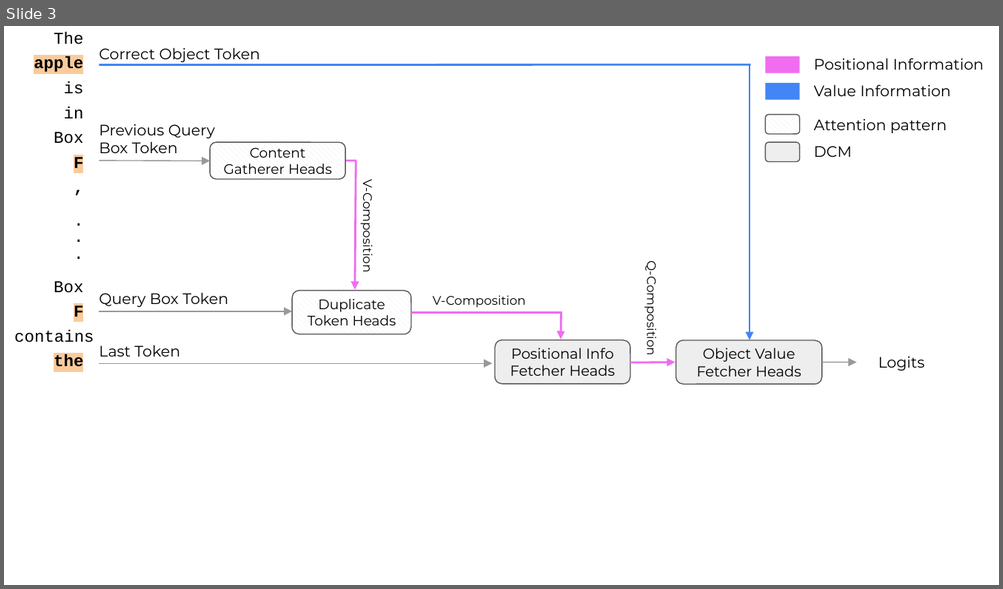
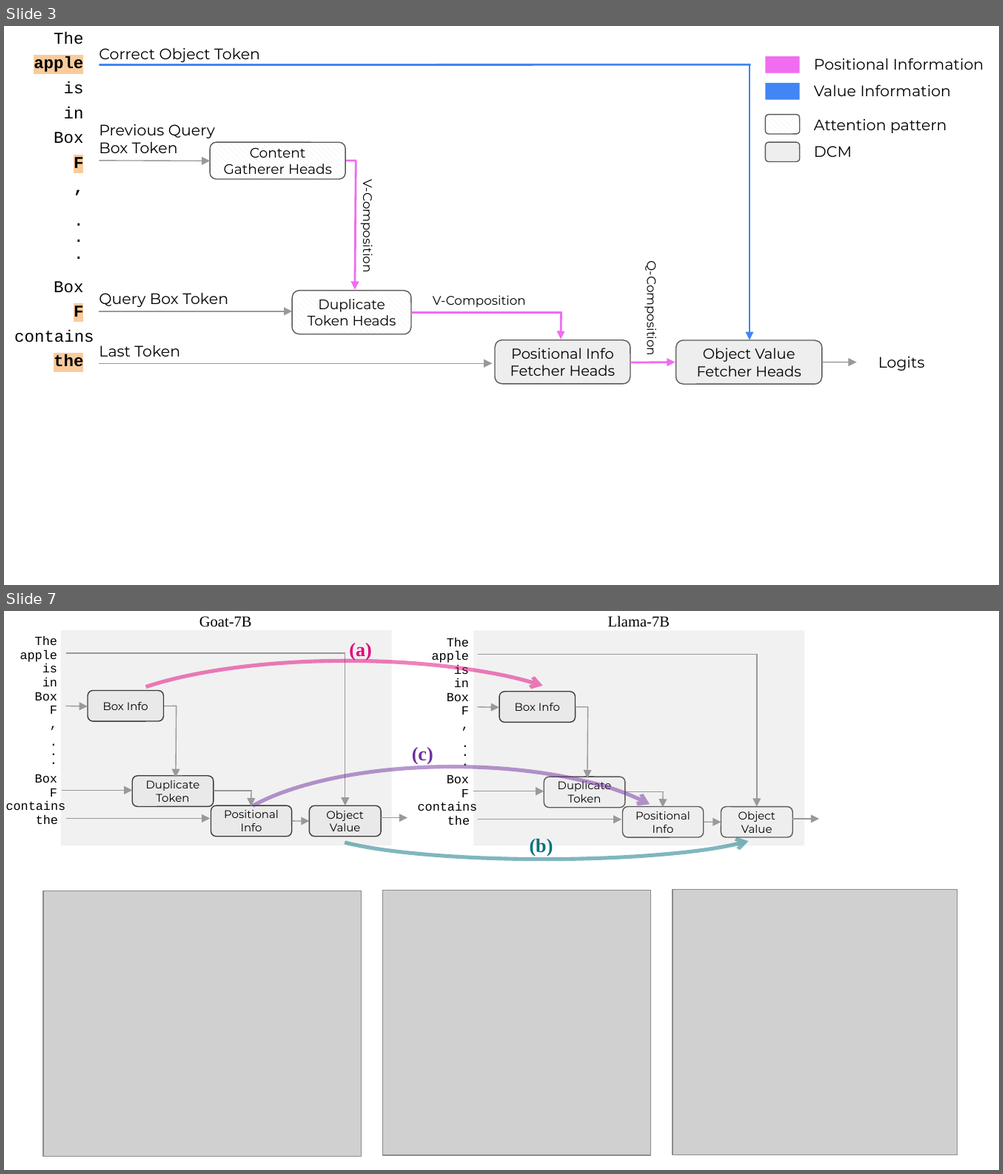
Before and after one commit to tamarott/finetuning_iclr24_figs, a slide deck: pptx_figs.pptx. Shown one above the other, each under a label of ours: slide 3 before the commit, slides 3 and 7 after it; the slides between them are not shown. The pictures are 1003x589 and 1003x1174 pixels, drawn with LibreOffice and Linux fonts; fonts in the diff are those of the drawing; grey boxes stand for pictures. Boxes give left, top, right and bottom in pixels: in the first picture for what was removed or moved away, otherwise in the second. Text is boxed around its words. In the diff, an @@ line names an element or a change of style, - is before the commit and + after.

```diff
--- a/pptx_figs.pptx
+++ b/pptx_figs.pptx
@@ slide 7 added at [4, 611, 999, 1170], background #FFFFFF @@
@@ rounded rectangle added at [61, 631, 392, 847], fill #F1F1F1 @@
@@ text added at [199, 616, 252, 627], 11 pt, text #000000 @@
+Goat-7B
@@ rounded rectangle added at [473, 631, 805, 847], fill #F1F1F1 @@
@@ text added at [608, 615, 669, 627], 11 pt, text #000000 @@
+Llama-7B
@@ text added at [349, 643, 371, 661], 14 pt, text #E2007B, bold @@
+(a)
@@ arc (boxed as its full ellipse) added at [85, 661, 608, 807], outline #E2007B 2.75 pt @@
@@ group added at [4, 636, 407, 837]: 14 texts, 8 arrows, 4 rounded rectangles, 4 lines @@
+Positional Info
+Object Value
+Duplicate Token
+The
+apple
+is
+in
+Box
+F
+,
+.
+.
+.
+Box
+F
+contains
+the
+Box Info
@@ group added at [402, 638, 819, 837]: 14 texts, 8 arrows, 4 rounded rectangles, 4 lines @@
+Positional Info
+Object Value
+Duplicate Token
+The
+apple
+is
+in
+Box
+F
+,
+.
+.
+.
+Box
+F
+contains
+the
+Box Info
@@ text added at [412, 747, 433, 765], 14 pt, text #7030A0, bold @@
+(c)
@@ arc (boxed as its full ellipse) added at [215, 767, 691, 940], outline #7030A0 2.75 pt @@
@@ arc (boxed as its full ellipse) added at [316, 794, 773, 860], outline #00717D 2.75 pt @@
@@ text added at [529, 839, 553, 856], 14 pt, text #00717D, bold @@
+(b)
@@ picture added at [44, 891, 362, 1157] @@
@@ picture added at [383, 891, 651, 1156] @@
@@ picture added at [672, 889, 957, 1155] @@
```
Also in this commit, not shown: 1 slide changed, 14 other slides added.
